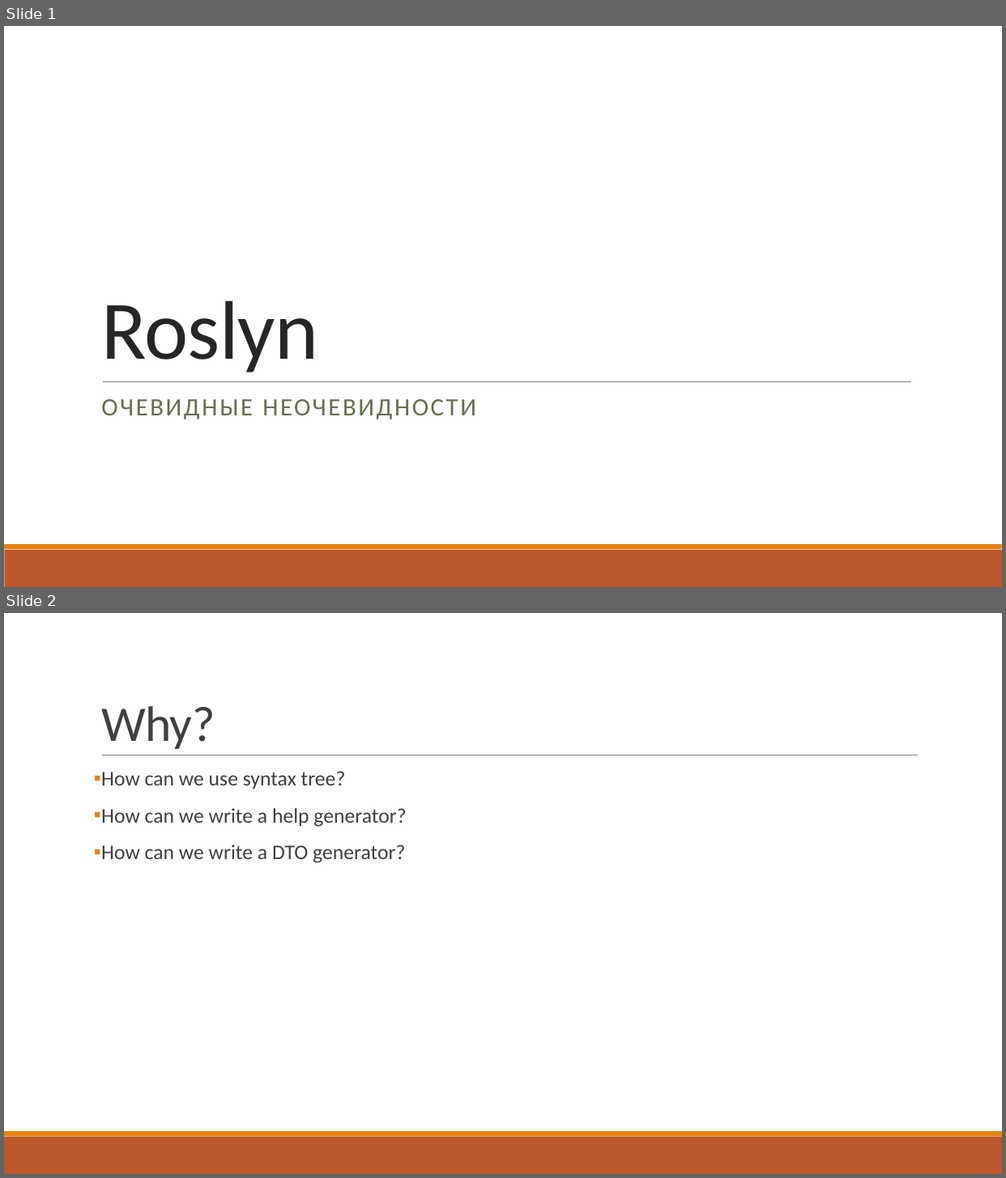
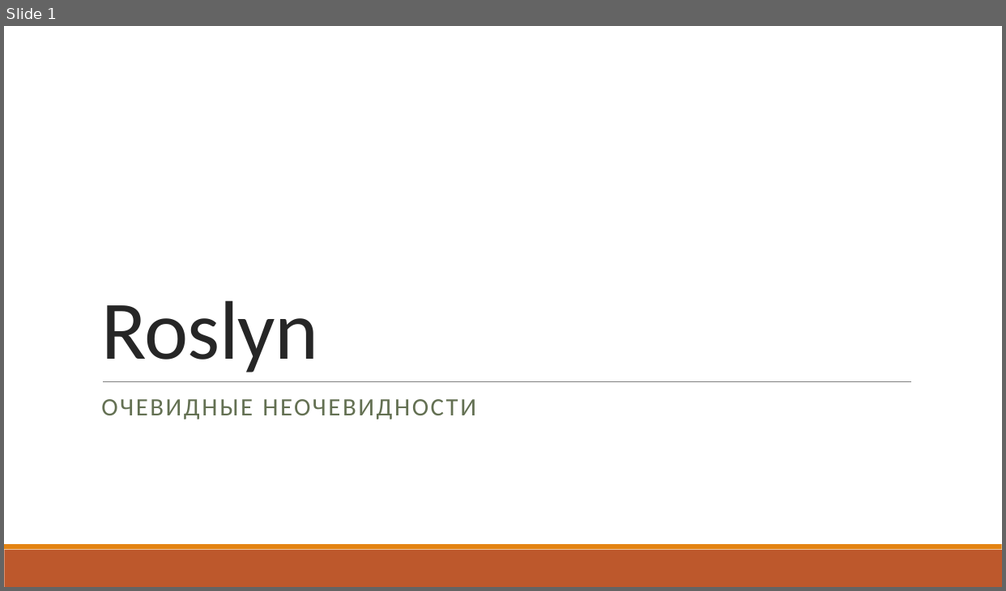
Before and after one commit to kugushev/presentations, a slide deck: P.pptx. Shown one above the other, each under a label of ours: slides 1 and 2 before the commit, slide 1 after it. The pictures are 1006x1178 and 1006x591 pixels, drawn with LibreOffice and Linux fonts; fonts in the diff are those of the drawing. Boxes give left, top, right and bottom in pixels: in the first picture for what was removed or moved away, otherwise in the second. Text is boxed around its words. In the diff, an @@ line names an element or a change of style, - is before the commit and + after.

```diff
--- a/P.pptx
+++ b/P.pptx
@@ slide 2 removed at [4, 613, 1002, 1174], background #FFFFFF; not listed: 2 template elements that a slide beside it also shows @@
@@ title removed at [101, 706, 215, 749] @@
-Why?
@@ line removed from (102, 756) to (918, 756) @@
@@ text removed at [101, 771, 406, 863] @@
-▪ How can we use syntax tree?
-▪ How can we write a help generator?
-▪ How can we write a DTO generator?
```
Also in this commit, not shown: 21 slides added, 1 other slide removed, 12 other files.
